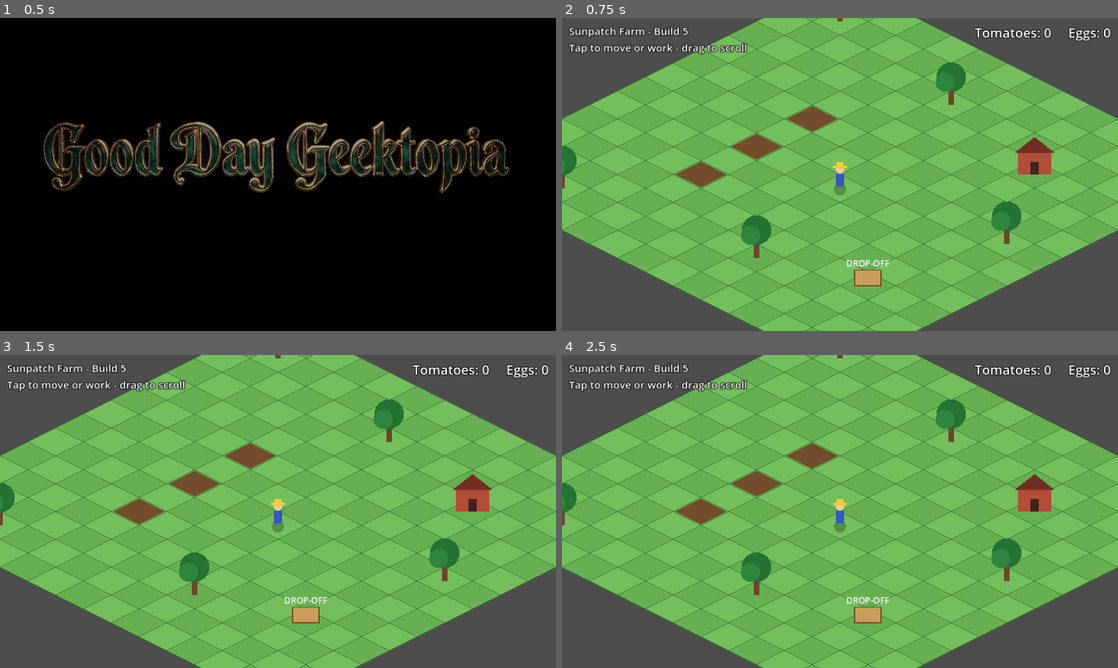
Above: before the commit, frames 1-4 (two rows, left to right).
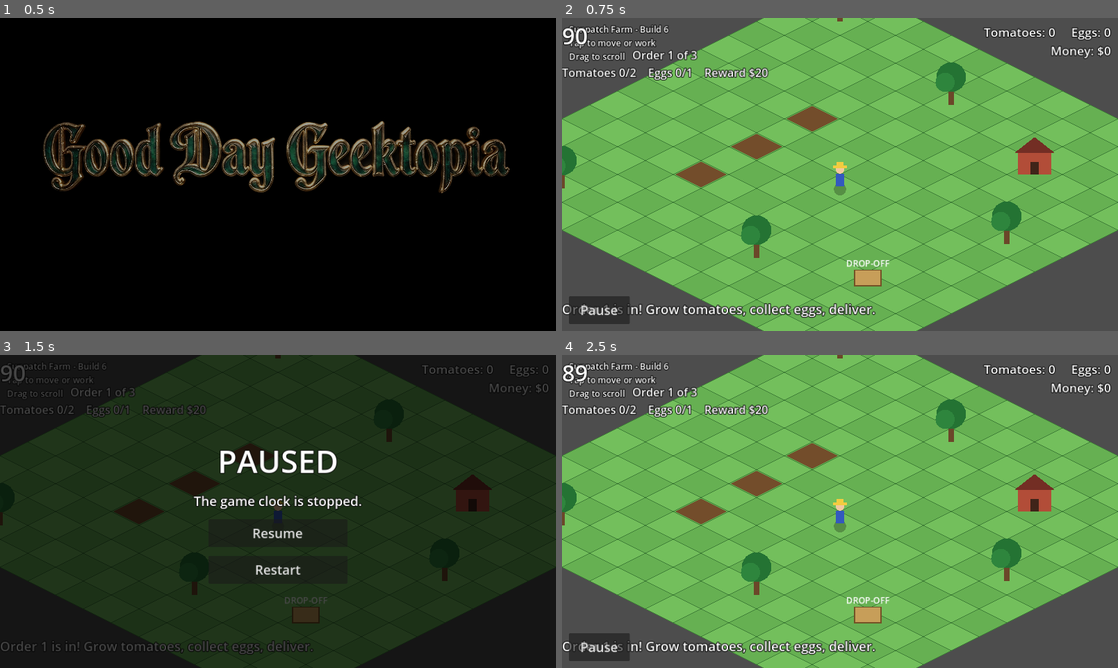
Above: after the commit, the same moments.

Repository: TheRealJaXx/sunpatch-farm
Game: Godot game, scene res://credits.tscn
The game is run twice, just before and just after one commit, with the same random seed, the same clock (stepped at 60 frames per second) and the same inputs.
Inputs (mouse positions are in pixels of both pictures, inside the frame that each line leads up to):
- Up to frame 1 (0.5 s): no input
- Up to frame 2 (0.75 s): move the mouse to (962, 158) at 0.52 s; click (962, 158) at 0.67 s
- Up to frame 3 (1.5 s): click (38, 646) at 1.25 s, where only the run after the commit has a clickable "Pause"
- Up to frame 4 (2.5 s): click (840, 533) at 2 s, where only the run after the commit has a clickable "Resume"

Frame 1 is identical in both runs. In frame 2, 4.8% of the frame differs, in the area x 0-99%, y 2-98%; in frame 3, 99%, in the area x 0-100%, y 0-100%; in frame 4, 4.8%.

Commit message:
Update farm.gd

Diff:
--- a/farm.gd
+++ b/farm.gd
@@ -1,16 +1,24 @@
 extends Node2D
 
-const BUILD_NUMBER := 5
+const BUILD_NUMBER := 6
 
 # ---- Tunable gameplay values (seconds) ----
 const PLANT_TIME := 1.0
 const HARVEST_TIME := 1.0
 const COLLECT_TIME := 1.0
+const DELIVER_TIME := 1.0
 const CROP_GROW_TIME := 8.0
 const EGG_TIME := 12.0
 const EGG_CAP := 4
+const MAIN_TIME := 90.0
+const GRACE_TIME := 15.0
 const FARMER_SPEED := 280.0
 const DRAG_THRESHOLD := 14.0
+
+# ---- Order waves (one entry per wave) ----
+const WAVE_TOMATOES: Array[int] = [2, 3, 3]
+const WAVE_EGGS: Array[int] = [1, 2, 2]
+const WAVE_REWARD: Array[int] = [20, 40, 60]
 
 # ---- Map ----
 const GRID_W := 14
@@ -33,6 +41,10 @@
 const PLOT_GROWING := 1
 const PLOT_READY := 2
 
+const STATE_PLAYING := 0
+const STATE_WON := 1
+const STATE_LOST := 2
+
 class Plot:
     var cell: Vector2i = Vector2i.ZERO
     var state: int = 0
@@ -63,14 +75,30 @@
 var _eggs := 0
 var _eggs_ready := 0
 var _egg_timer := 0.0
+var _money := 0
+
+var _wave := 0
+var _del_tomatoes := 0
+var _del_eggs := 0
+var _time_left := MAIN_TIME
+var _in_grace := false
+var _game_state := STATE_PLAYING
 var _paused := false
 
 var _flash_cell := Vector2i.ZERO
 var _flash_left := 0.0
+var _toast_left := 0.0
 
 var _toast_label: Label
-var _toast_left := 0.0
 var _inv_label: Label
+var _timer_label: Label
+var _order_label: Label
+var _pause_btn: Button
+var _overlay: Control
+var _ov_title: Label
+var _ov_info: Label
+var _resume_btn: Button
+var _restart_btn: Button
 
 var _press_active := false
 var _press_pos := Vector2.ZERO
@@ -107,6 +135,7 @@
     _build_hud()
     _clamp_camera()
     queue_redraw()
+    _toast("Order 1 is in! Grow tomatoes, collect eggs, deliver.")
 
 
 func _build_map_data() -> void:
@@ -130,6 +159,8 @@
         _astar.set_point_solid(blocked_cell, true)
 
 
+# ---------------- HUD ----------------
+
 func _make_label(font_size: int) -> Label:
     var l := Label.new()
     l.add_theme_font_size_override("font_size", font_size)
@@ -139,21 +170,41 @@
     return l
 
 
+func _make_button(text: String, w: float) -> Button:
+    var b := Button.new()
+    b.text = text
+    b.custom_minimum_size = Vector2(w, 64)
+    b.add_theme_font_size_override("font_size", 30)
+    return b
+
+
 func _build_hud() -> void:
     var hud := CanvasLayer.new()
     add_child(hud)
 
-    var title := _make_label(24)
-    title.text = "Sunpatch Farm - Build %d\nTap to move or work - drag to scroll" % BUILD_NUMBER
+    var title := _make_label(20)
+    title.text = "Sunpatch Farm - Build %d\nTap to move or work\nDrag to scroll" % BUILD_NUMBER
     hud.add_child(title)
     title.position = Vector2(16, 12)
 
-    _inv_label = _make_label(30)
+    _inv_label = _make_label(28)
     _inv_label.horizontal_alignment = HORIZONTAL_ALIGNMENT_RIGHT
     hud.add_child(_inv_label)
     _inv_label.set_anchors_preset(Control.PRESET_TOP_WIDE)
     _inv_label.offset_top = 12.0
     _inv_label.offset_right = -16.0
+
+    _timer_label = _make_label(52)
+    _timer_label.horizontal_alignment = HORIZONTAL_ALIGNMENT_CENTER
+    hud.add_child(_timer_label)
+    _timer_label.set_anchors_preset(Control.PRESET_TOP_WIDE)
+    _timer_label.offset_top = 4.0
+
+    _order_label = _make_label(26)
+    _order_label.horizontal_alignment = HORIZONTAL_ALIGNMENT_CENTER
+    hud.add_child(_order_label)
+    _order_label.set_anchors_preset(Control.PRESET_TOP_WIDE)
+    _order_label.offset_top = 66.0
 
     _toast_label = _make_label(30)
     _toast_label.horizontal_alignment = HORIZONTAL_ALIGNMENT_CENTER
@@ -164,17 +215,101 @@
     _toast_label.offset_bottom = -20.0
     _toast_label.modulate.a = 0.0
 
+    _pause_btn = _make_button("Pause", 140.0)
+    hud.add_child(_pause_btn)
+    _pause_btn.set_anchors_preset(Control.PRESET_BOTTOM_LEFT)
+    _pause_btn.offset_left = 16.0
+    _pause_btn.offset_top = -80.0
+    _pause_btn.offset_right = 156.0
+    _pause_btn.offset_bottom = -16.0
+    _pause_btn.pressed.connect(_on_pause_pressed)
+
+    _build_overlay(hud)
     _update_hud()
 
 
+func _build_overlay(hud: CanvasLayer) -> void:
+    _overlay = Control.new()
+    hud.add_child(_overlay)
+    _overlay.set_anchors_and_offsets_preset(Control.PRESET_FULL_RECT)
+    _overlay.visible = false
+
+    var dim := ColorRect.new()
+    dim.color = Color(0, 0, 0, 0.72)
+    _overlay.add_child(dim)
+    dim.set_anchors_and_offsets_preset(Control.PRESET_FULL_RECT)
+
+    var center := CenterContainer.new()
+    _overlay.add_child(center)
+    center.set_anchors_and_offsets_preset(Control.PRESET_FULL_RECT)
+
+    var box := VBoxContainer.new()
+    box.add_theme_constant_override("separation", 20)
+    center.add_child(box)
+
+    _ov_title = _make_label(72)
+    _ov_title.horizontal_alignment = HORIZONTAL_ALIGNMENT_CENTER
+    box.add_child(_ov_title)
+
+    _ov_info = _make_label(30)
+    _ov_info.horizontal_alignment = HORIZONTAL_ALIGNMENT_CENTER
+    box.add_child(_ov_info)
+
+    _resume_btn = _make_button("Resume", 320.0)
+    _resume_btn.size_flags_horizontal = Control.SIZE_SHRINK_CENTER
+    _resume_btn.pressed.connect(_on_resume_pressed)
+    box.add_child(_resume_btn)
+
+    _restart_btn = _make_button("Restart", 320.0)
+    _restart_btn.size_flags_horizontal = Control.SIZE_SHRINK_CENTER
+    _restart_btn.pressed.connect(_on_restart_pressed)
+    box.add_child(_restart_btn)
+
+
+func _show_overlay(title: String, info: String, can_resume: bool, restart_text: String) -> void:
+    _ov_title.text = title
+    _ov_info.text = info
+    _resume_btn.visible = can_resume
+    _restart_btn.text = restart_text
+    _overlay.visible = true
+    _pause_btn.visible = false
+
+
+func _on_pause_pressed() -> void:
+    if _game_state != STATE_PLAYING or _paused:
+        return
+    _paused = true
+    _show_overlay("PAUSED", "The game clock is stopped.", true, "Restart")
+
+
+func _on_resume_pressed() -> void:
+    _paused = false
+    _overlay.visible = false
+    _pause_btn.visible = true
+
+
+func _on_restart_pressed() -> void:
+    get_tree().reload_current_scene()
+
+
 func _update_hud() -> void:
-    _inv_label.text = "Tomatoes: %d     Eggs: %d" % [_tomatoes, _eggs]
+    _inv_label.text = "Tomatoes: %d     Eggs: %d\nMoney: $%d" % [_tomatoes, _eggs, _money]
+    if _in_grace:
+        _timer_label.text = "GRACE  %d" % ceili(_time_left)
+    else:
+        _timer_label.text = "%d" % ceili(_time_left)
+    var w := mini(_wave, WAVE_TOMATOES.size() - 1)
+    _order_label.text = "Order %d of %d\nTomatoes %d/%d    Eggs %d/%d    Reward $%d" % [
+        w + 1, WAVE_TOMATOES.size(),
+        _del_tomatoes, WAVE_TOMATOES[w],
+        _del_eggs, WAVE_EGGS[w],
+        WAVE_REWARD[w]]
 
 
 func _toast(text: String) -> void:
     _toast_label.text = text
     _toast_label.modulate.a = 1.0
-    _toast_left = 2.0
+    _toast_left = 2.5
 
 
 func _flash(cell: Vector2i) -> void:
@@ -190,13 +325,25 @@
     if _toast_left > 0.0:
         _toast_left -= delta
         _toast_label.modulate.a = clampf(_toast_left / 0.5, 0.0, 1.0)
-    if not _paused:
+    if not _paused and _game_state == STATE_PLAYING:
         _tick_world(delta)
     _update_hud()
     _entities.queue_redraw()
 
 
 func _tick_world(delta: float) -> void:
+    _time_left -= delta
+    if _time_left <= 0.0:
+        if not _in_grace:
+            _in_grace = true
+            _time_left = GRACE_TIME
+            _timer_label.add_theme_color_override("font_color", Color(1.0, 0.3, 0.3))
+            _toast("Time's up! Grace period - finish your orders!")
+        else:
+            _time_left = 0.0
+            _end_game(false)
+            return
+
     for p in _plots:
         if p.state == PLOT_GROWING:
             p.grow_left -= delta
@@ -249,8 +396,18 @@
                 _toast("No eggs yet")
                 _after_action()
         "delivery":
-            _toast("Orders start arriving in the next build")
-            _after_action()
+            var give := _deliverable()
+            if give.x + give.y > 0:
+                _start_action("deliver", DELIVER_TIME, null)
+            else:
+                _toast("Nothing in your basket for this order")
+                _after_action()
+
+
+func _deliverable() -> Vector2i:
+    return Vector2i(
+        mini(_tomatoes, WAVE_TOMATOES[_wave] - _del_tomatoes),
+        mini(_eggs, WAVE_EGGS[_wave] - _del_eggs))
 
 
 func _begin_plot_action(p: Plot) -> void:
@@ -296,10 +453,47 @@
             _eggs += _eggs_ready
             _toast("+%d Eggs" % _eggs_ready)
             _eggs_ready = 0
+        "deliver":
+            var give := _deliverable()
+            _tomatoes -= give.x
+            _eggs -= give.y
+            _del_tomatoes += give.x
+            _del_eggs += give.y
+            if _del_tomatoes >= WAVE_TOMATOES[_wave] and _del_eggs >= WAVE_EGGS[_wave]:
+                _complete_wave()
+            else:
+                _toast("Delivered %d tomatoes, %d eggs" % [give.x, give.y])
     _after_action()
 
 
+func _complete_wave() -> void:
+    var reward := WAVE_REWARD[_wave]
+    _money += reward
+    _wave += 1
+    _del_tomatoes = 0
+    _del_eggs = 0
+    if _wave >= WAVE_TOMATOES.size():
+        _end_game(true)
+    else:
+        _toast("Order complete! +$%d - next customer is here" % reward)
+
+
+func _end_game(won: bool) -> void:
+    if won:
+        _game_state = STATE_WON
+        _show_overlay("YOU WIN!",
+            "All %d orders delivered!\nMoney earned: $%d\nTime left: %d s" % [WAVE_TOMATOES.size(), _money, ceili(_time_left)],
+            false, "Play again")
+    else:
+        _game_state = STATE_LOST
+        _show_overlay("TIME'S UP",
+            "Orders completed: %d of %d\nMoney earned: $%d" % [_wave, WAVE_TOMATOES.size(), _money],
+            false, "Try again")
+
+
 func _after_action() -> void:
+    if _game_state != STATE_PLAYING:
+        return
     if _queued != null:
         var q := _queued
         _queued = null
@@ -371,6 +565,8 @@
 
 
 func _handle_tap(screen_pos: Vector2) -> void:
+    if _paused or _game_state != STATE_PLAYING:
+        return
     var world: Vector2 = get_viewport().get_canvas_transform().affine_inverse() * screen_pos
     var cell := _cell_at_world(world)
     if not _in_grid(cell):
@@ -397,6 +593,8 @@
 # ---------------- Input ----------------
 
 func _unhandled_input(event: InputEvent) -> void:
+    if _paused or _game_state != STATE_PLAYING:
+        return
     if event is InputEventMouseButton:
         var mb := event as InputEventMouseButton
         if mb.button_index != MOUSE_BUTTON_LEFT:
